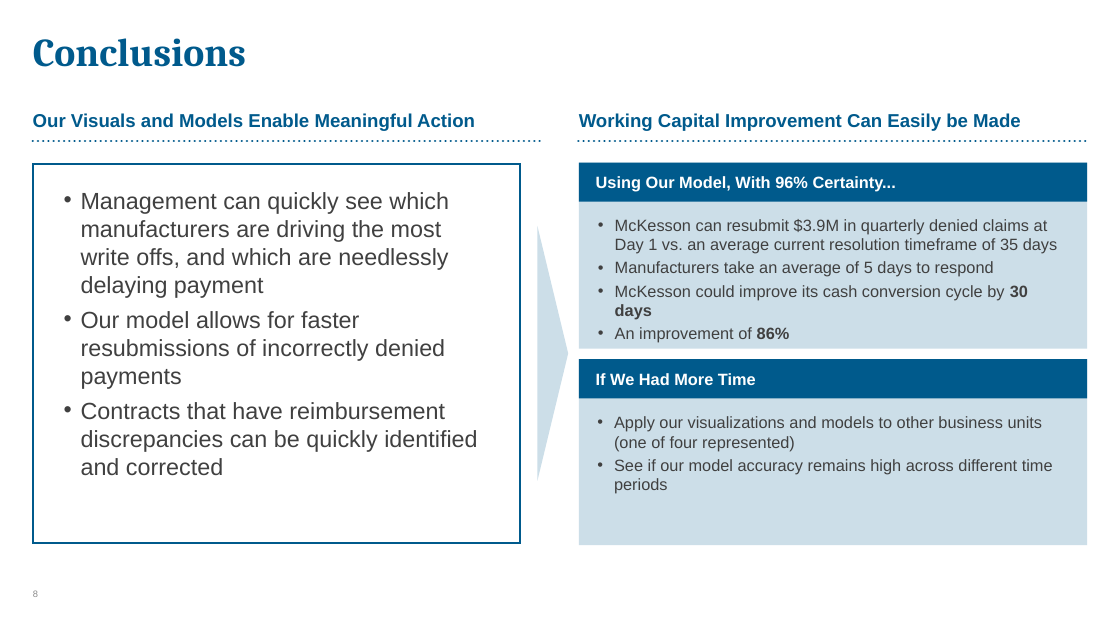
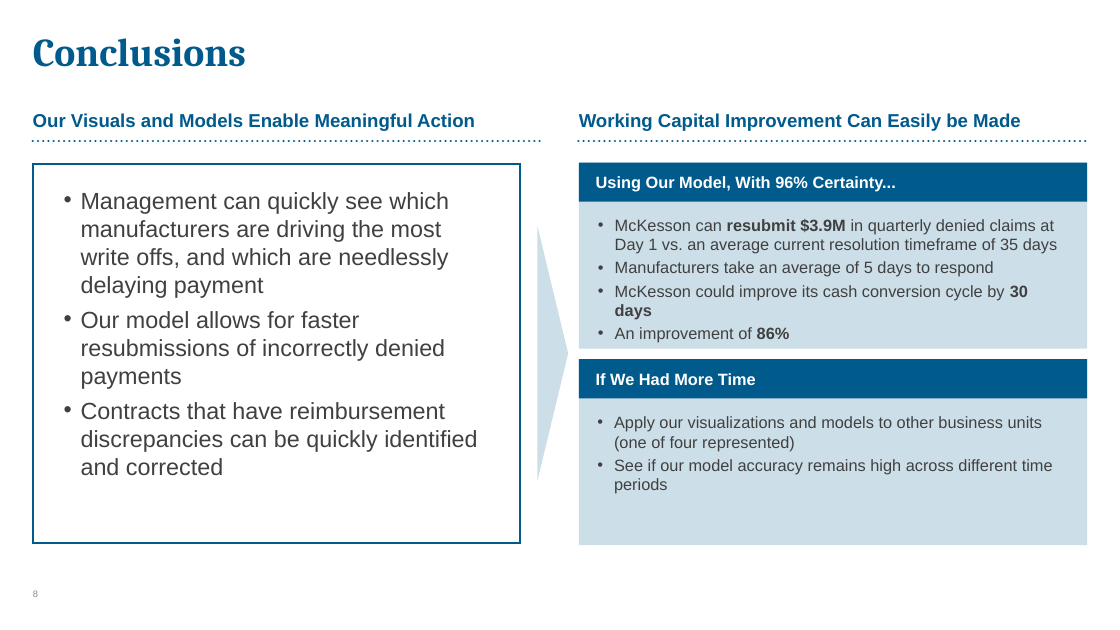
Before and after one commit to alexgwise/project_3, a slide deck: slide 8 of Project_3.pptx. Drawn at 1120x630 pixels with LibreOffice and Linux fonts; fonts in the diff are those of the drawing. Boxes give left, top, right and bottom in pixels: in the first picture for what was removed or moved away, otherwise in the second. Text is boxed around its words. In the diff, an @@ line names an element or a change of style, - is before the commit and + after.

```diff
--- a/Project_3.pptx
+++ b/Project_3.pptx
@@ text at (x1=615, y1=219, x2=1058, y2=254): bold on in "resubmit $3.9M" @@
```
Also in this commit, not shown: 2 other files.
